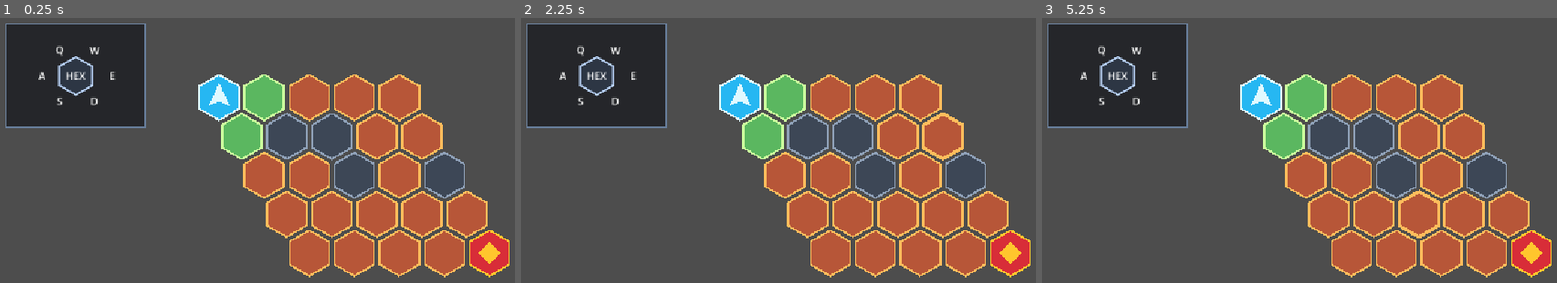
Above: before the commit, frames 1-3 (left to right).
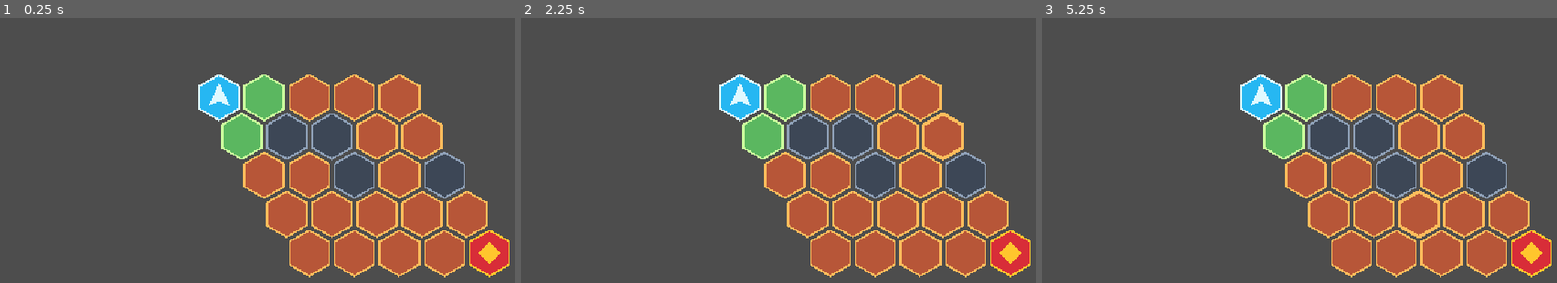
Above: after the commit, the same moments.

Repository: Poostaq/two-dimensional-experiment
Game: Godot game, scene res://Scenes/game_world.tscn
Two runs of this game, one before a commit and one after it. Both use one fixed random seed, a clock stepped at 60 frames per second and the inputs below.
Inputs (mouse positions are in pixels of both pictures, inside the frame that each line leads up to):
- Up to frame 1 (0.25 s): no input
- Up to frame 2 (2.25 s): tap Enter at 0.5, 0.6, 2 s; move the mouse to (outside the picture) at 0.52 s; hold Right 0.53-1.28 s; click (outside the picture) at 0.67 s; tap Space at 0.77, 1.25, 1.52 s; move the mouse to (732, 235) at 1.27 s; hold Down 1.28-2.03 s; tap Tab at 1.35 s; click (732, 235) at 1.42 s; move the mouse to (948, 124) at 2.02 s; hold Right from 2.03 s (still down); tap Backspace at 2.1 s; click (948, 124) at 2.17 s
- Up to frame 3 (5.25 s): tap Space at 2.75, 3.02, 3.77, 4.25, 4.52 s; move the mouse to (outside the picture) at 2.77 s; release Right at 2.78 s; hold Up 2.78-3.53 s; tap Shift at 2.85 s; click (outside the picture) at 2.92 s; tap Enter at 3.5 s; move the mouse to (outside the picture) at 3.52 s; hold Left 3.53-5.03 s; tap Ctrl at 3.6 s; click (outside the picture) at 3.67 s; tap E (map_move_e, bound only before the commit) at 4.15 s; move the mouse to (1181, 153) at 4.27 s; tap Alt at 4.35 s; click (1181, 153) at 4.42 s; tap W (map_move_ne, bound only before the commit) at 4.9 s; move the mouse to (1433, 214) at 5.02 s; hold Down from 5.03 s (still down); tap Delete at 5.1 s; click (1433, 214) at 5.17 s

The runs differ from the first frame. In frame 1, 11% of the frame differs, in the area x 1-29%, y 2-42%; in frame 2, 11%; in frame 3, 11%.

Commit message:
chore: remove keyboard navigation hints

Diff:
--- a/Scenes/game_world.tscn
+++ b/Scenes/game_world.tscn
@@ -1,7 +1,6 @@
 [gd_scene format=3 uid="uid://jj35sqrnlbn3"]
 
 [ext_resource type="Script" uid="uid://hk6o4rgdw4bf" path="res://Scripts/Map/map_controller.gd" id="1_map_controller"]
-[ext_resource type="Script" uid="uid://2clmpwfy3mak" path="res://Scripts/UI/navigation_help.gd" id="2_qvgq0"]
 
 [node name="GameWorld" type="Node2D" unique_id=1502010082]
 script = ExtResource("1_map_controller")
@@ -20,89 +19,3 @@
 polygon = PackedVector2Array(0, -22, 18, 14, 0, 6, -18, 14)
 
 [node name="UI" type="CanvasLayer" parent="." unique_id=1992656574]
-
-[node name="NavigationHelp" type="Control" parent="UI" unique_id=1920882097]
-layout_mode = 3
-anchors_preset = 0
-offset_left = 24.0
-offset_top = 24.0
-offset_right = 244.0
-offset_bottom = 188.0
-mouse_filter = 2
-script = ExtResource("2_qvgq0")
-
-[node name="HexDiagram" type="Control" parent="UI/NavigationHelp" unique_id=1748458162]
-anchors_preset = 0
-offset_right = 220.0
-offset_bottom = 164.0
-mouse_filter = 2
-
-[node name="CenterHex" type="Label" parent="UI/NavigationHelp/HexDiagram" unique_id=1534181187]
-layout_mode = 0
-offset_left = 80.0
-offset_top = 64.0
-offset_right = 140.0
-offset_bottom = 100.0
-text = "HEX"
-horizontal_alignment = 1
-vertical_alignment = 1
-
-[node name="KeyNW" type="Label" parent="UI/NavigationHelp/HexDiagram" unique_id=776274886]
-layout_mode = 0
-offset_left = 67.0
-offset_top = 27.0
-offset_right = 103.0
-offset_bottom = 55.0
-text = "Q"
-horizontal_alignment = 1
-vertical_alignment = 1
-
-[node name="KeyNE" type="Label" parent="UI/NavigationHelp/HexDiagram" unique_id=1558778215]
-layout_mode = 0
-offset_left = 122.0
-offset_top = 28.0
-offset_right = 158.0
-offset_bottom = 56.0
-text = "W"
-horizontal_alignment = 1
-vertical_alignment = 1
-
-[node name="KeyE" type="Label" parent="UI/NavigationHelp/HexDiagram" unique_id=885244395]
-layout_mode = 0
-offset_left = 150.0
-offset_top = 68.0
-offset_right = 186.0
-offset_bottom = 96.0
-text = "E"
-horizontal_alignment = 1
-vertical_alignment = 1
-
-[node name="KeyW" type="Label" parent="UI/NavigationHelp/HexDiagram" unique_id=1917487865]
-layout_mode = 0
-offset_left = 39.0
-offset_top = 68.0
-offset_right = 75.0
-offset_bottom = 96.0
-text = "A"
-horizontal_alignment = 1
-vertical_alignment = 1
-
-[node name="KeySW" type="Label" parent="UI/NavigationHelp/HexDiagram" unique_id=1664160212]
-layout_mode = 0
-offset_left = 67.0
-offset_top = 108.0
-offset_right = 103.0
-offset_bottom = 136.0
-text = "S"
-horizontal_alignment = 1
-vertical_alignment = 1
-
-[node name="KeySE" type="Label" parent="UI/NavigationHelp/HexDiagram" unique_id=1542115917]
-layout_mode = 0
-offset_left = 121.0
-offset_top = 108.0
-offset_right = 157.0
-offset_bottom = 136.0
-text = "D"
-horizontal_alignment = 1
-vertical_alignment = 1
--- a/Scripts/UI/navigation_help.gd
+++ /dev/null
@@ -1,33 +0,0 @@
-class_name NavigationHelp
-extends Control
-
-const CENTER := Vector2(110.0, 82.0)
-const HEX_RADIUS := 30.0
-const HEX_FILL := Color(0.18, 0.22, 0.28, 0.9)
-const HEX_OUTLINE := Color(0.72, 0.82, 0.96, 1.0)
-const PANEL_FILL := Color(0.05, 0.06, 0.08, 0.62)
-const PANEL_OUTLINE := Color(0.45, 0.55, 0.68, 0.85)
-
-
-func _ready() -> void:
-	mouse_filter = Control.MOUSE_FILTER_IGNORE
-	queue_redraw()
-
-
-func _draw() -> void:
-	draw_rect(Rect2(Vector2.ZERO, size), PANEL_FILL, true)
-	draw_rect(Rect2(Vector2.ZERO, size), PANEL_OUTLINE, false, 2.0)
-
-	var points: PackedVector2Array = _build_hex_points(CENTER, HEX_RADIUS)
-	draw_colored_polygon(points, HEX_FILL)
-	var outline: PackedVector2Array = points
-	outline.append(points[0])
-	draw_polyline(outline, HEX_OUTLINE, 3.0, true)
-
-
-func _build_hex_points(center: Vector2, radius: float) -> PackedVector2Array:
-	var points := PackedVector2Array()
-	for index: int in range(6):
-		var angle := deg_to_rad(60.0 * float(index) - 30.0)
-		points.append(center + Vector2(cos(angle), sin(angle)) * radius)
-	return points
--- a/Tests/Map/test_ac1_3_mouse_navigation.gd
+++ b/Tests/Map/test_ac1_3_mouse_navigation.gd
@@ -2,7 +2,15 @@
 extends SceneTree
 
 const GAME_WORLD_PATH := "res://Scenes/game_world.tscn"
-const EXPECTED_TEST_COUNT := 6
+const REMOVED_MAP_ACTIONS: Array[StringName] = [
+	&"map_move_e",
+	&"map_move_ne",
+	&"map_move_nw",
+	&"map_move_w",
+	&"map_move_sw",
+	&"map_move_se",
+]
+const EXPECTED_TEST_COUNT := 7
 
 var _failures: Array[String] = []
 
@@ -22,7 +30,8 @@
 		_test_non_adjacent_left_click_is_rejected(controller)
 		_test_off_map_left_click_is_ignored(controller)
 		_test_right_click_is_ignored(controller)
-		_test_keyboard_action_is_ignored(controller)
+		_test_navigation_help_is_absent(controller)
+		_test_keyboard_map_actions_are_absent()
 		_test_hover_feedback_transitions(controller)
 		controller.queue_free()
 
@@ -95,19 +104,24 @@
 	)
 
 
-func _test_keyboard_action_is_ignored(controller: MapController) -> void:
-	var before_coord := controller.player_coord
-	var before_count := controller.move_count
-	var event := InputEventAction.new()
-	event.action = "map_move_se"
-	event.pressed = true
-	if controller.has_method("_unhandled_input"):
-		controller._unhandled_input(event)
+func _test_navigation_help_is_absent(controller: MapController) -> void:
+	_assert(
+		not controller.has_node("UI/NavigationHelp"),
+		"test_navigation_help_is_absent",
+		"UI/NavigationHelp remains in game_world.tscn"
+	)
+
+
+func _test_keyboard_map_actions_are_absent() -> void:
+	var remaining_actions: Array[StringName] = []
+	for action: StringName in REMOVED_MAP_ACTIONS:
+		if InputMap.has_action(action):
+			remaining_actions.append(action)
 
 	_assert(
-		controller.player_coord == before_coord and controller.move_count == before_count,
-		"test_keyboard_action_is_ignored",
-		"map_move_se remains an active movement path"
+		remaining_actions.is_empty(),
+		"test_keyboard_map_actions_are_absent",
+		"obsolete actions remain: %s" % [remaining_actions]
 	)
 
 
--- a/Tests/Map/test_navigation_help_ui.gd
+++ /dev/null
@@ -1,114 +0,0 @@
-extends SceneTree
-
-const GAME_WORLD_PATH := "res://Scenes/game_world.tscn"
-const EXPECTED_TEST_COUNT := 4
-const EXPECTED_LABELS := {
-	"KeyNW": "Q",
-	"KeyNE": "W",
-	"KeyE": "E",
-	"KeyW": "A",
-	"KeySW": "S",
-	"KeySE": "D",
-}
-
-var _failures: Array[String] = []
-
-
-func _initialize() -> void:
-	call_deferred("_run")
-
-
-func _run() -> void:
-	var world: Node = _instantiate_world()
-	if world != null:
-		root.add_child(world)
-		await process_frame
-		await process_frame
-		_test_help_overlay_exists(world)
-		_test_help_overlay_has_center_hex(world)
-		_test_help_overlay_has_direction_labels(world)
-		_test_help_overlay_does_not_capture_input(world)
-		world.queue_free()
-
-	_report()
-	quit(1 if not _failures.is_empty() else 0)
-
-
-func _instantiate_world() -> Node:
-	if not ResourceLoader.exists(GAME_WORLD_PATH):
-		_failures.append("test_game_world_scene_exists - missing %s" % GAME_WORLD_PATH)
-		return null
-
-	var packed_scene: PackedScene = load(GAME_WORLD_PATH) as PackedScene
-	if packed_scene == null:
-		_failures.append("test_game_world_scene_exists - failed to load %s" % GAME_WORLD_PATH)
-		return null
-
-	return packed_scene.instantiate()
-
-
-func _get_help(world: Node) -> Control:
-	if not world.has_node("UI/NavigationHelp"):
-		return null
-	return world.get_node("UI/NavigationHelp") as Control
-
-
-func _test_help_overlay_exists(world: Node) -> void:
-	var help: Control = _get_help(world)
-	_assert(help != null, "test_help_overlay_exists", "expected UI/NavigationHelp control")
-	if help == null:
-		return
-	_assert(help.visible, "test_help_overlay_exists", "navigation help should be visible")
-
-
-func _test_help_overlay_has_center_hex(world: Node) -> void:
-	var help: Control = _get_help(world)
-	if help == null:
-		_failures.append("test_help_overlay_has_center_hex - missing UI/NavigationHelp")
-		return
-
-	_assert(help.has_node("HexDiagram/CenterHex"), "test_help_overlay_has_center_hex", "expected HexDiagram/CenterHex")
-	var center_hex: Label = help.get_node("HexDiagram/CenterHex") as Label
-	_assert(center_hex != null, "test_help_overlay_has_center_hex", "CenterHex should be a Label")
-	if center_hex != null:
-		_assert(center_hex.text == "HEX", "test_help_overlay_has_center_hex", "expected center label HEX, got %s" % center_hex.text)
-
-
-func _test_help_overlay_has_direction_labels(world: Node) -> void:
-	var help: Control = _get_help(world)
-	if help == null:
-		_failures.append("test_help_overlay_has_direction_labels - missing UI/NavigationHelp")
-		return
-
-	for label_name: String in EXPECTED_LABELS.keys():
-		var path := "HexDiagram/%s" % label_name
-		_assert(help.has_node(path), "test_help_overlay_has_direction_labels", "missing %s" % path)
-		if help.has_node(path):
-			var label: Label = help.get_node(path) as Label
-			_assert(label != null, "test_help_overlay_has_direction_labels", "%s should be a Label" % path)
-			if label != null:
-				_assert(label.text == EXPECTED_LABELS[label_name], "test_help_overlay_has_direction_labels", "expected %s text %s, got %s" % [label_name, EXPECTED_LABELS[label_name], label.text])
-
-
-func _test_help_overlay_does_not_capture_input(world: Node) -> void:
-	var help: Control = _get_help(world)
-	if help == null:
-		_failures.append("test_help_overlay_does_not_capture_input - missing UI/NavigationHelp")
-		return
-	_assert(help.mouse_filter == Control.MOUSE_FILTER_IGNORE, "test_help_overlay_does_not_capture_input", "navigation help should ignore mouse input")
-
-
-func _assert(condition: bool, test_name: String, reason: String) -> void:
-	if not condition:
-		_failures.append("%s - %s" % [test_name, reason])
-
-
-func _report() -> void:
-	var passed_count := EXPECTED_TEST_COUNT - _failures.size()
-	if _failures.is_empty():
-		print("Navigation help UI tests: PASS (%d/%d)" % [EXPECTED_TEST_COUNT, EXPECTED_TEST_COUNT])
-		return
-
-	print("Navigation help UI tests: FAIL (%d/%d)" % [passed_count, EXPECTED_TEST_COUNT])
-	for failure: String in _failures:
-		print("FAILED: %s" % failure)
--- a/project.godot
+++ b/project.godot
@@ -28,39 +28,6 @@
 
 enabled=PackedStringArray("res://addons/godotiq/plugin.cfg")
 
-[input]
-
-map_move_e={
-"deadzone": 0.5,
-"events": [Object(InputEventKey,"resource_local_to_scene":false,"resource_name":"","device":-1,"window_id":0,"alt_pressed":false,"shift_pressed":false,"ctrl_pressed":false,"meta_pressed":false,"pressed":false,"keycode":69,"physical_keycode":0,"key_label":0,"unicode":0,"location":0,"echo":false,"script":null)
-]
-}
-map_move_ne={
-"deadzone": 0.5,
-"events": [Object(InputEventKey,"resource_local_to_scene":false,"resource_name":"","device":-1,"window_id":0,"alt_pressed":false,"shift_pressed":false,"ctrl_pressed":false,"meta_pressed":false,"pressed":false,"keycode":87,"physical_keycode":0,"key_label":0,"unicode":0,"location":0,"echo":false,"script":null)
-]
-}
-map_move_nw={
-"deadzone": 0.5,
-"events": [Object(InputEventKey,"resource_local_to_scene":false,"resource_name":"","device":-1,"window_id":0,"alt_pressed":false,"shift_pressed":false,"ctrl_pressed":false,"meta_pressed":false,"pressed":false,"keycode":81,"physical_keycode":0,"key_label":0,"unicode":0,"location":0,"echo":false,"script":null)
-]
-}
-map_move_w={
-"deadzone": 0.5,
-"events": [Object(InputEventKey,"resource_local_to_scene":false,"resource_name":"","device":-1,"window_id":0,"alt_pressed":false,"shift_pressed":false,"ctrl_pressed":false,"meta_pressed":false,"pressed":false,"keycode":65,"physical_keycode":0,"key_label":0,"unicode":0,"location":0,"echo":false,"script":null)
-]
-}
-map_move_sw={
-"deadzone": 0.5,
-"events": [Object(InputEventKey,"resource_local_to_scene":false,"resource_name":"","device":-1,"window_id":0,"alt_pressed":false,"shift_pressed":false,"ctrl_pressed":false,"meta_pressed":false,"pressed":false,"keycode":83,"physical_keycode":0,"key_label":0,"unicode":0,"location":0,"echo":false,"script":null)
-]
-}
-map_move_se={
-"deadzone": 0.5,
-"events": [Object(InputEventKey,"resource_local_to_scene":false,"resource_name":"","device":-1,"window_id":0,"alt_pressed":false,"shift_pressed":false,"ctrl_pressed":false,"meta_pressed":false,"pressed":false,"keycode":68,"physical_keycode":0,"key_label":0,"unicode":0,"location":0,"echo":false,"script":null)
-]
-}
-
 [physics]
 
 3d/physics_engine="Jolt Physics"
Not shown, removed: Scripts/UI/navigation_help.gd.uid
Not shown, removed: Tests/Map/test_navigation_help_ui.gd.uid
